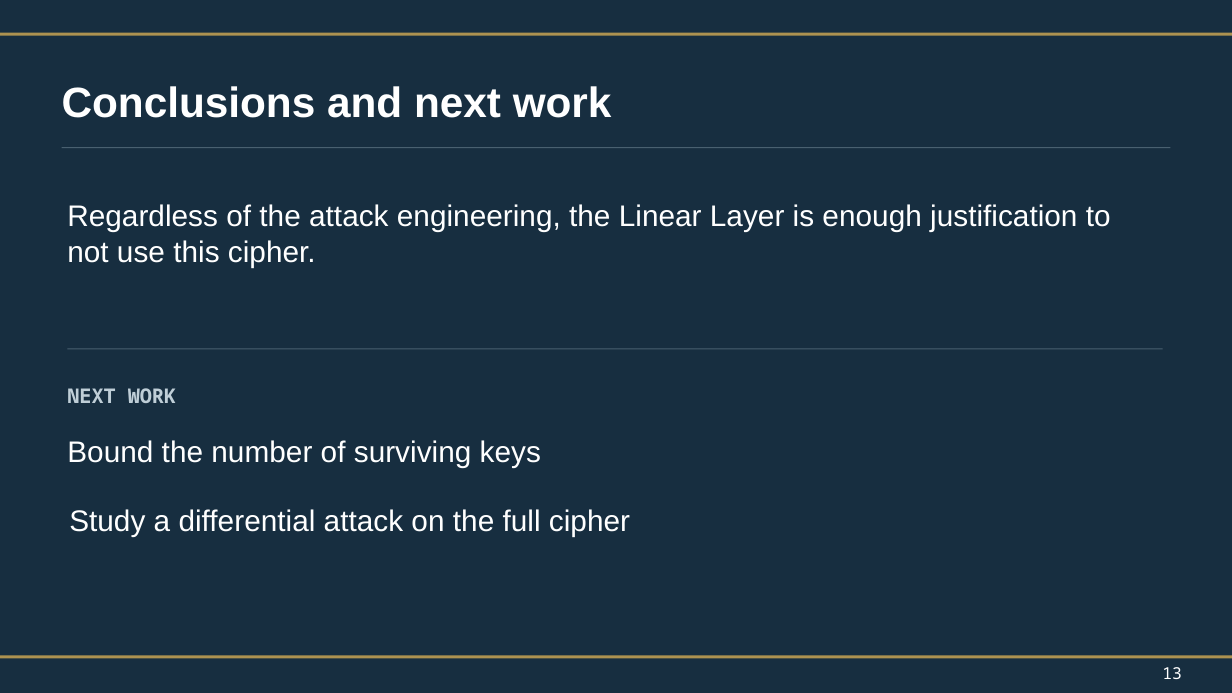
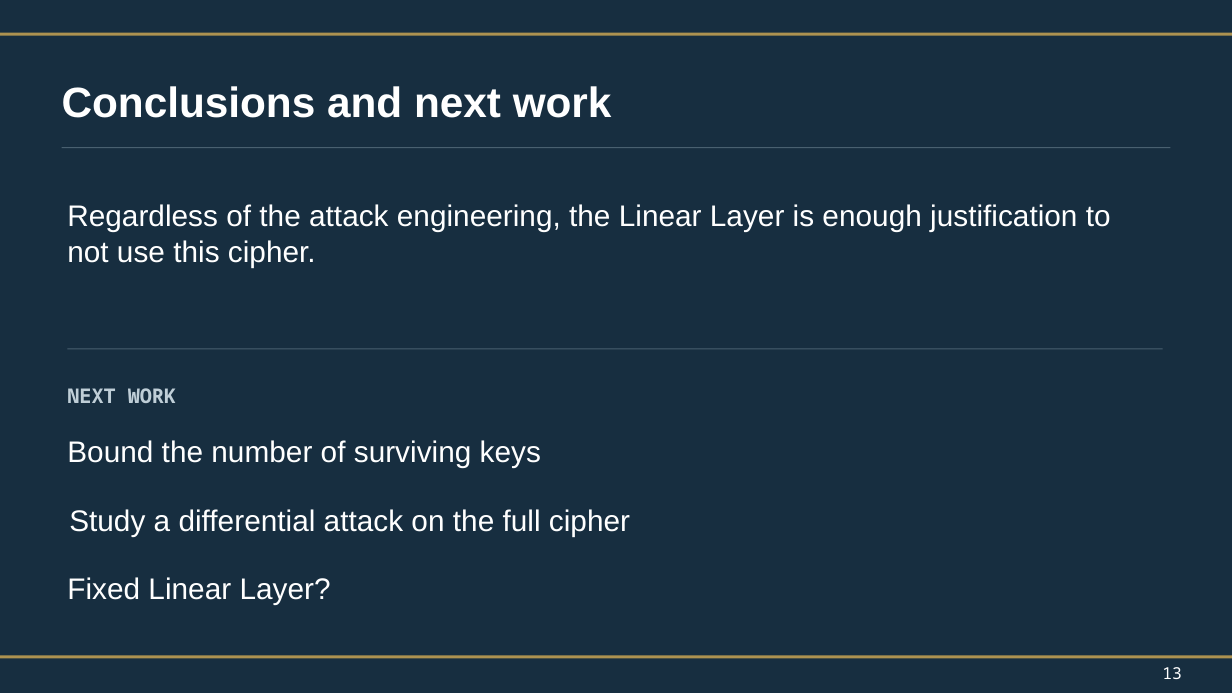
Before and after one commit to noahostle/SPEAR, a slide deck: slide 13 of paper/presentation.pptx. Drawn at 1232x693 pixels with LibreOffice and Linux fonts; fonts in the diff are those of the drawing. Boxes give left, top, right and bottom in pixels: in the first picture for what was removed or moved away, otherwise in the second. Text is boxed around its words. In the diff, an @@ line names an element or a change of style, - is before the commit and + after.

```diff
--- a/paper/presentation.pptx
+++ b/paper/presentation.pptx
@@ text added at [67,577,331,605], 23.2 pt, text #FFFFFF @@
+Fixed Linear Layer?
```
Also in this commit, not shown: 2 other slides changed.
